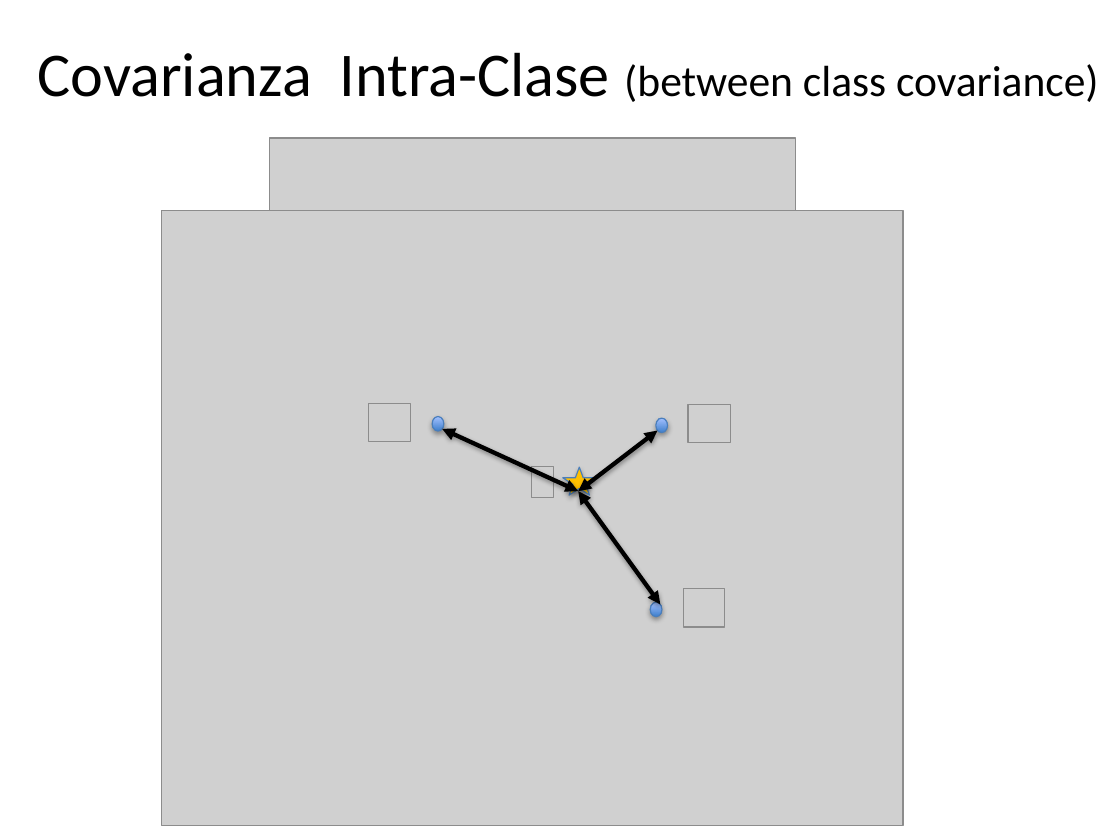
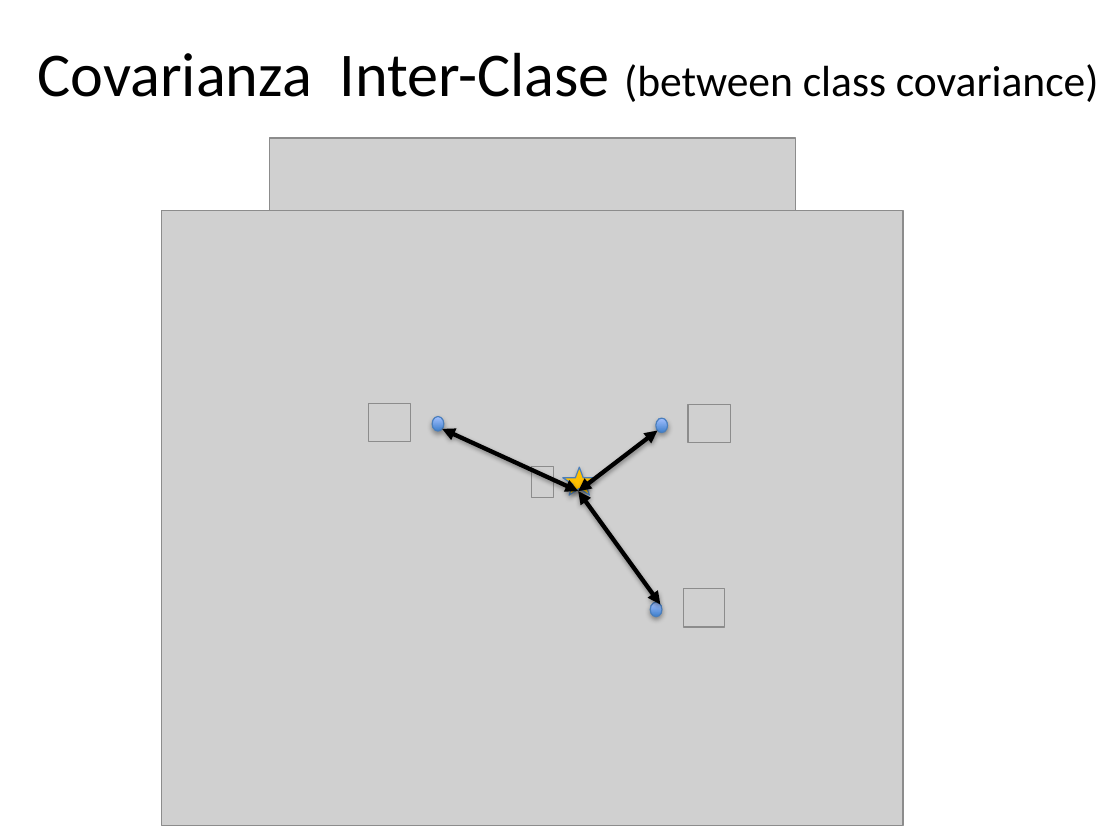
Before and after one commit to domingomery/patrones, a slide deck: slide 9 of clases/Cap03_Seleccion_de_Caracteristicas/presentations/PAT03_Fisher_Covarianzas.pptx. Drawn at 1120x840 pixels with LibreOffice and Linux fonts; fonts in the diff are those of the drawing; grey boxes stand for pictures. Boxes give left, top, right and bottom in pixels: in the first picture for what was removed or moved away, otherwise in the second. Text is boxed around its words. In the diff, an @@ line names an element or a change of style, - is before the commit and + after.

```diff
--- a/clases/Cap03_Seleccion_de_Caracteristicas/presentations/PAT03_Fisher_Covarianzas.pptx
+++ b/clases/Cap03_Seleccion_de_Caracteristicas/presentations/PAT03_Fisher_Covarianzas.pptx
@@ text at <box>38,52,1099,102</box>: text changed @@
-Covarianza Intra-Clase (between class covariance)
+Covarianza Inter-Clase (between class covariance)
```
Also in this commit, not shown: 2 other slides changed, 11 other files.
